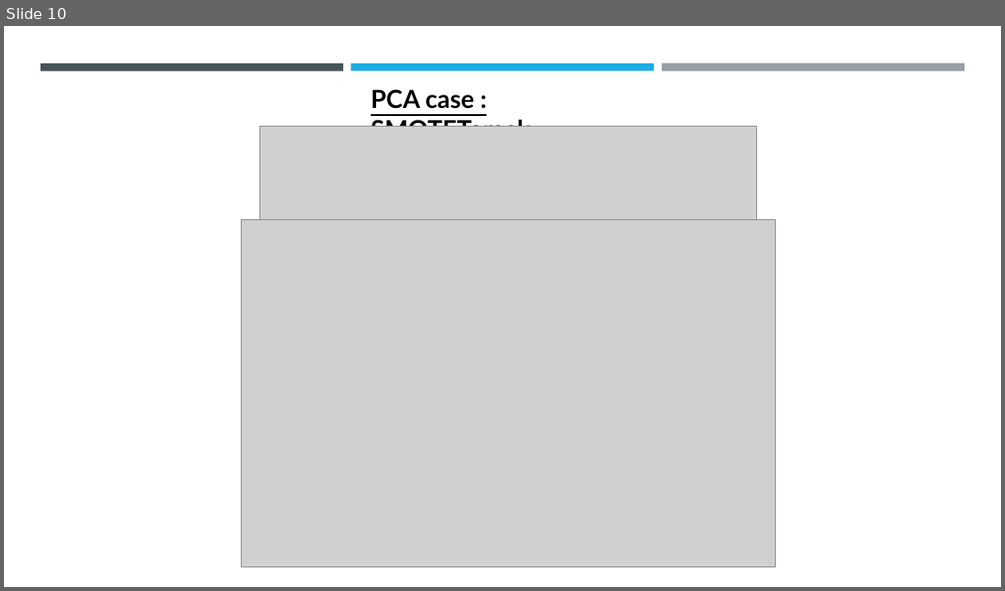
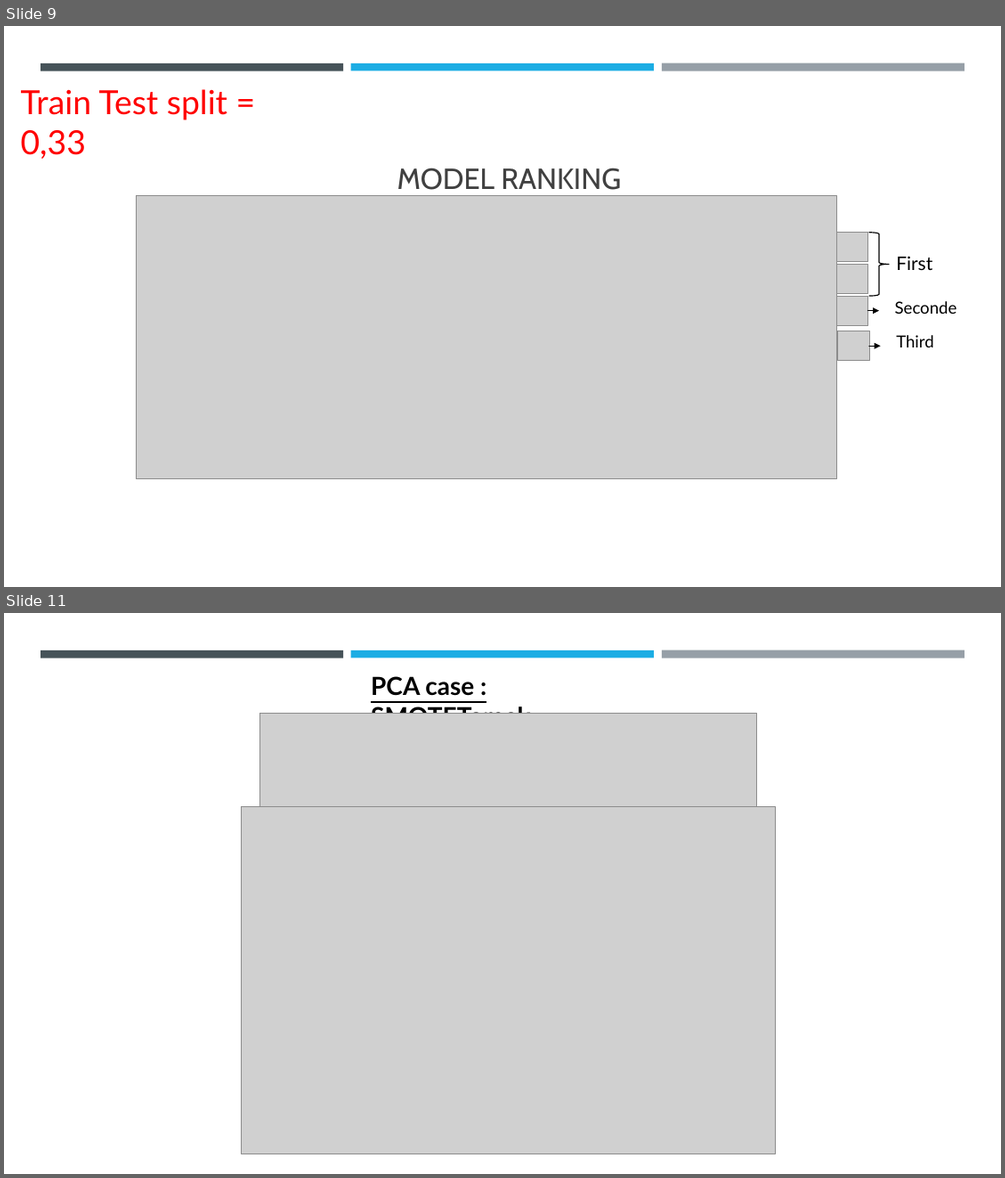
Before and after one commit to EmilienN/Data-Science-Portfolio, a slide deck: Projet -- Fraudulent Activities/Fraudulent Activities.pptx. Shown one above the other, each under a label of ours: slide 10 before the commit, slides 9 and 11 after it; the slides between them are not shown. The pictures are 1005x591 and 1005x1178 pixels, drawn with LibreOffice and Linux fonts; fonts in the diff are those of the drawing; grey boxes stand for pictures. Boxes give left, top, right and bottom in pixels: in the first picture for what was removed or moved away, otherwise in the second. Text is boxed around its words. In the diff, an @@ line names an element or a change of style, - is before the commit and + after.

```diff
--- a/Projet -- Fraudulent Activities/Fraudulent Activities.pptx
+++ b/Projet -- Fraudulent Activities/Fraudulent Activities.pptx
@@ slide 9 added at box(4, 26, 1001, 587), background #FFFFFF; not listed: 3 template elements that a slide beside it also shows @@
@@ text added at box(21, 89, 227, 159), 32 pt, text #FF0000 @@
+Train Test split = 0,33
@@ title added at box(397, 168, 621, 196), 28 pt, text #404040 @@
+MODEL RANKING
@@ group added at box(137, 196, 957, 478): 5 pictures, 3 texts, 2 arrows, 1 right brace @@
+First
+Seconde
+Third
@@ what was slide 10 is now slide 11 @@
```
Also in this commit, not shown: 3 slides changed, 2 other files.
